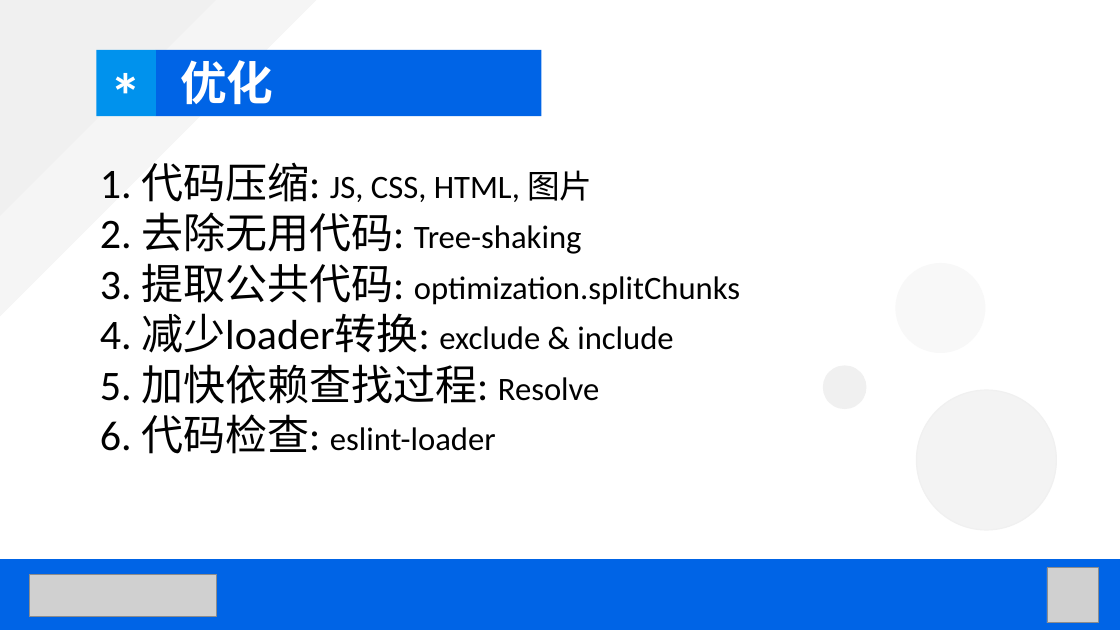
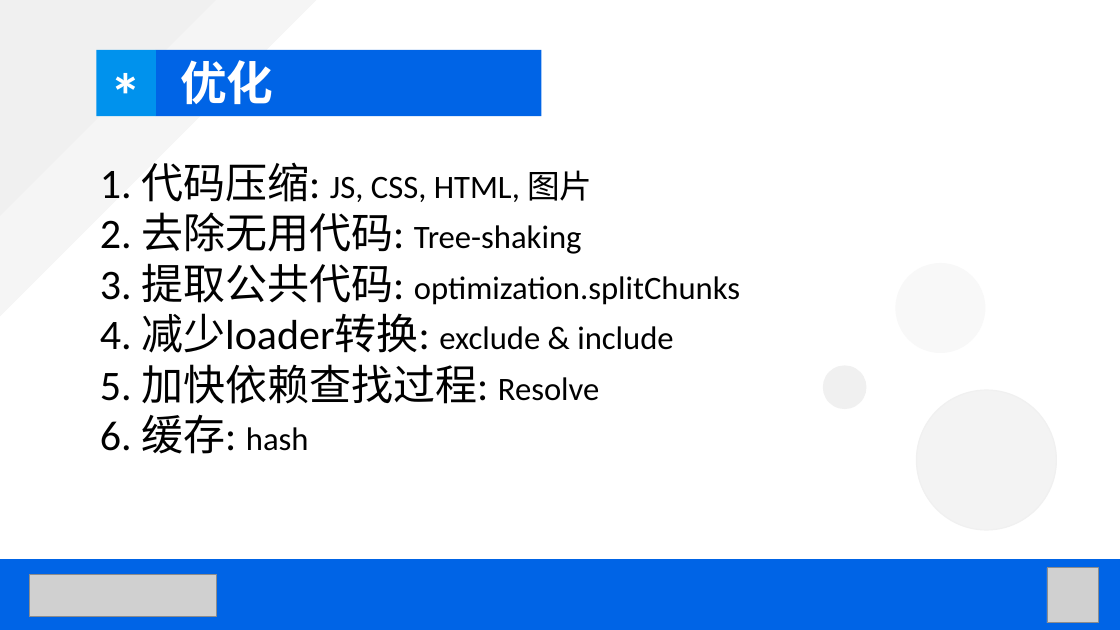
Before and after one commit to h23/Webpack, a slide deck: slide 15 of Webpack4-从零开始搭建React项目.pptx. Drawn at 1120x630 pixels with LibreOffice and Linux fonts; fonts in the diff are those of the drawing; grey boxes stand for pictures. Boxes give left, top, right and bottom in pixels: in the first picture for what was removed or moved away, otherwise in the second. Text is boxed around its words. In the diff, an @@ line names an element or a change of style, - is before the commit and + after.

```diff
--- a/Webpack4-从零开始搭建React项目.pptx
+++ b/Webpack4-从零开始搭建React项目.pptx
@@ text at <box>100,414,309,454</box>: text changed; size 28 to 36 pt @@
-6. 代码检查: eslint-loader
+6. 缓存: hash
```
Also in this commit, not shown: 1 other slide changed, 42 other files.
